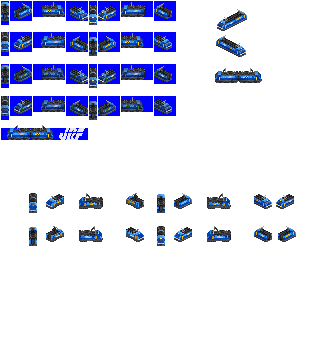
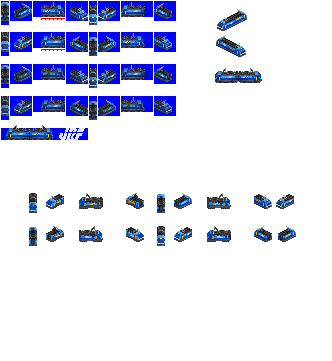
Before/after of a w=332, h=361 layered artwork. What changed in the layer stack:
painted on "a" over bbox(6, 5, 145, 140)
painted on "cc" over bbox(41, 13, 145, 112)
